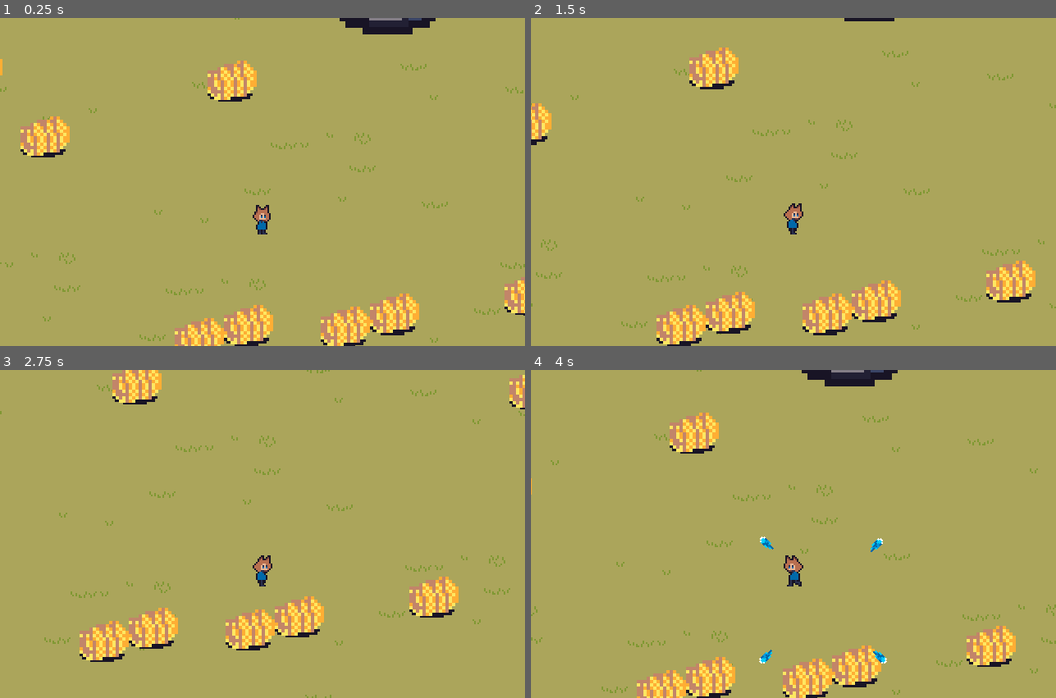
Above: before the commit, frames 1-4 (two rows, left to right).
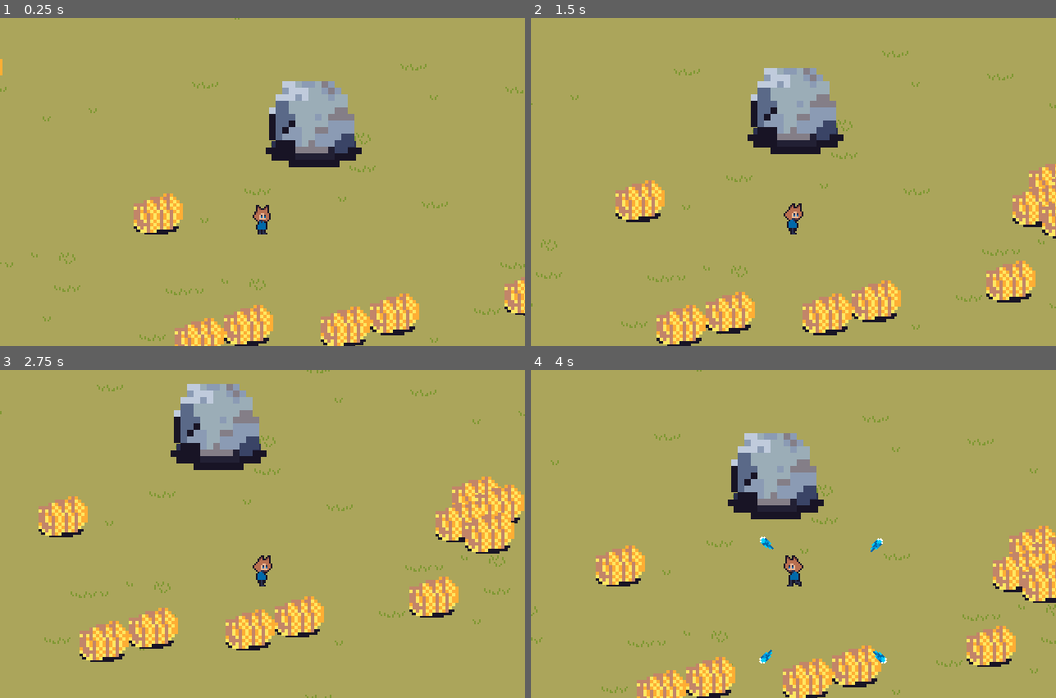
Above: after the commit, the same moments.

Repository: ColtonPhillips/its-spreading
Game: Godot game, scene res://scenes/world.tscn
The game is run twice, just before and just after one commit, with the same random seed, the same clock (stepped at 60 frames per second) and the same inputs. This scene is started directly instead of the project's main scene. Sound files missing from this copy of the repository are replaced by a short silence.
Inputs:
- Up to frame 1 (0.25 s): no input
- Up to frame 2 (1.5 s): hold D (move_right) 0.53-1.28 s; hold S (move_down) from 1.28 s (still down)
- Up to frame 3 (2.75 s): release S (move_down) at 2.03 s; hold D (move_right) from 2.03 s (still down)
- Up to frame 4 (4 s): release D (move_right) at 2.78 s; hold W (move_up) 2.78-3.53 s; hold A (move_left) from 3.53 s (still down)

The runs differ from the first frame. In frame 1, 7.4% of the frame differs, in the area x 3-83%, y 0-66%; in frame 2, 7.5%; in frame 3, 8.8%, in the area x 7-100%, y 0-56%; in frame 4, 8.6%.

Commit message:
minor update to placement of world

Diff:
--- a/scenes/world.tscn
+++ b/scenes/world.tscn
@@ -72,7 +72,7 @@
 
 [node name="TestingChamber3" parent="YSortableSceneGraph" instance=ExtResource("7_3lalr")]
 y_sort_enabled = true
-position = Vector2(125, -150)
+position = Vector2(80, -69)
 
 [node name="TestingChamber4" parent="YSortableSceneGraph" instance=ExtResource("7_3lalr")]
 y_sort_enabled = true
Not shown: 1 places in scenes/world.tscn that only renumber resources
